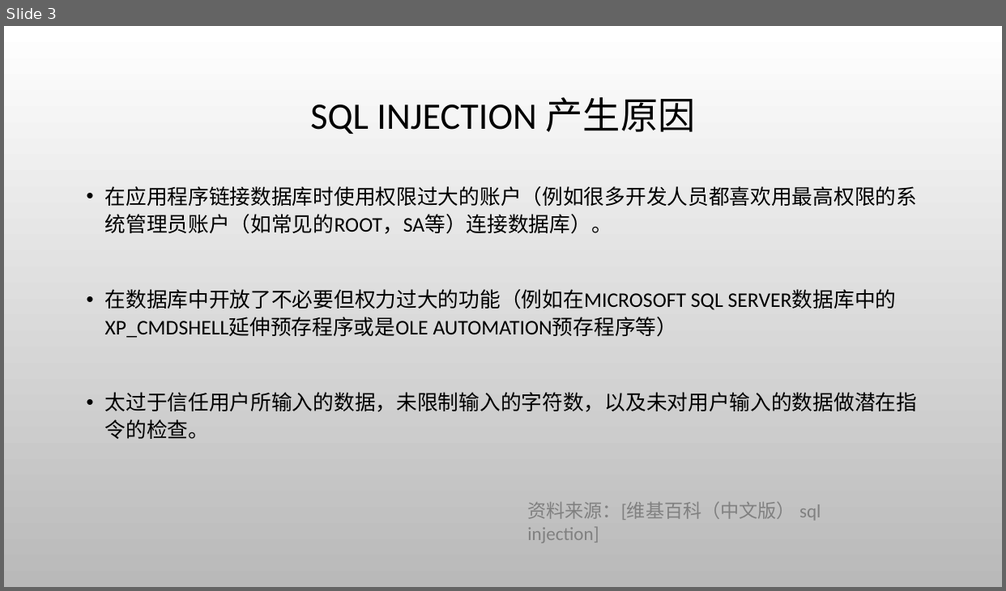
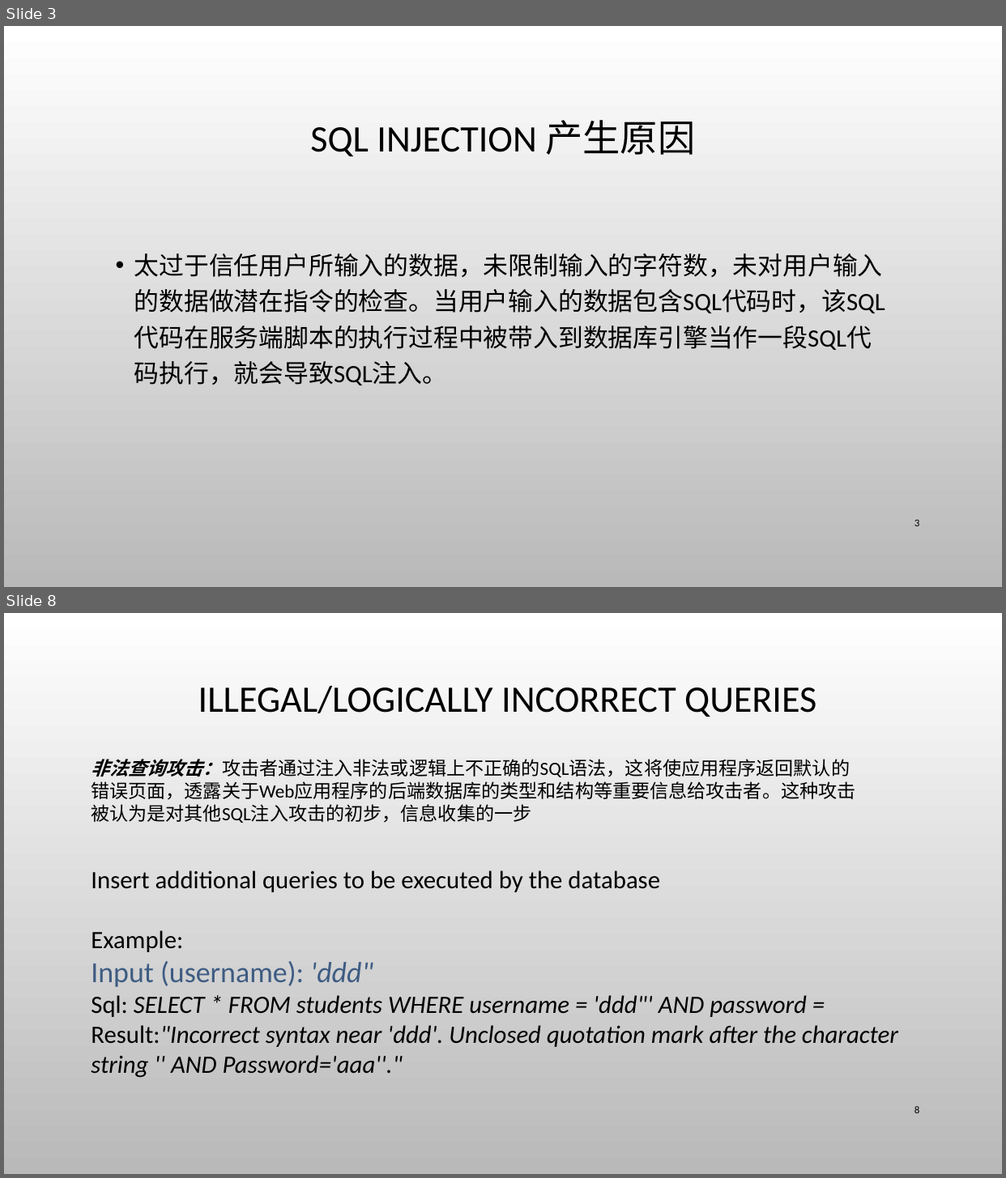
Before and after one commit to CUCCS/ns, a slide deck: 2016-2/zc_snRNA/FlippedClassroom_FromSqlInjectionToShell/From SQL injection to Shell.pptx. Shown one above the other, each under a label of ours: slide 3 before the commit, slides 3 and 8 after it; the slides between them are not shown. The pictures are 1006x591 and 1006x1178 pixels, drawn with LibreOffice and Linux fonts; fonts in the diff are those of the drawing; background and template pictures are left out. Boxes give left, top, right and bottom in pixels: in the first picture for what was removed or moved away, otherwise in the second. Text is boxed around its words. In the diff, an @@ line names an element or a change of style, - is before the commit and + after.

Commit message:
修改了防御措施以及一些细节

```diff
--- a/2016-2/zc_snRNA/FlippedClassroom_FromSqlInjectionToShell/From SQL injection to Shell.pptx
+++ b/2016-2/zc_snRNA/FlippedClassroom_FromSqlInjectionToShell/From SQL injection to Shell.pptx
@@ slide 8 added at box(4, 613, 1002, 1174), background picture (left out) @@
@@ title added at box(198, 686, 816, 717), 36 pt, text #000000 @@
+ILLEGAL/LOGICALLY INCORRECT QUERIES
@@ text added at box(91, 759, 855, 823), 18 pt, text #000000 @@
+非法查询攻击：攻击者通过注入非法或逻辑上不正确的SQL语法，这将使应用程序返回默认的错误页面，透露关于Web应用程序的后端数据库的类型和结构等重要信息给攻击者。这种攻击被认为是对其他SQL注入攻击的初步，信息收集的一步
@@ text added at box(91, 871, 898, 1078), 24 pt, text #000000, italic @@
+Insert additional queries to be executed by the database
+Example:
+Input (username): 'ddd"
+Sql: SELECT * FROM students WHERE username = 'ddd"' AND password =
+Result:"Incorrect syntax near 'ddd'. Unclosed quotation mark after the character string '' AND Password='aaa''."
@@ page number added at box(914, 1106, 919, 1114), 10 pt, text #000000 @@
+8
@@ slide 3 changed as well @@
@@ title "SQL INJECTION 产生原因": place and size @@
-title "SQL INJECTION 产生原因" at box(310, 97, 696, 134)
+title "SQL INJECTION 产生原因" at box(310, 120, 696, 156)
@@ text at box(134, 254, 885, 386): text changed; size 20 to 24 pt @@
-• 在应用程序链接数据库时使用权限过大的账户（例如很多开发人员都喜欢用最高权限的系统管理员账户（如常见的ROOT，SA等）连接数据库）。
-• 在数据库中开放了不必要但权力过大的功能（例如在MICROSOFT SQL SERVER数据库中的XP_CMDSHELL延伸预存程序或是OLE AUTOMATION预存程序等）
-• 太过于信任用户所输入的数据，未限制输入的字符数，以及未对用户输入的数据做潜在指令的检查。
+• 太过于信任用户所输入的数据，未限制输入的字符数，未对用户输入的数据做潜在指令的检查。当用户输入的数据包含SQL代码时，该SQL代码在服务端脚本的执行过程中被带入到数据库引擎当作一段SQL代码执行，就会导致SQL注入。
@@ text removed at box(527, 502, 820, 544) @@
-资料来源：[维基百科（中文版） sql injection]
@@ page number added at box(914, 519, 919, 527), 10 pt, text #000000 @@
+3
```
Also in this commit, not shown: 20 other slides changed, 10 other slides added, 7 slides removed.
